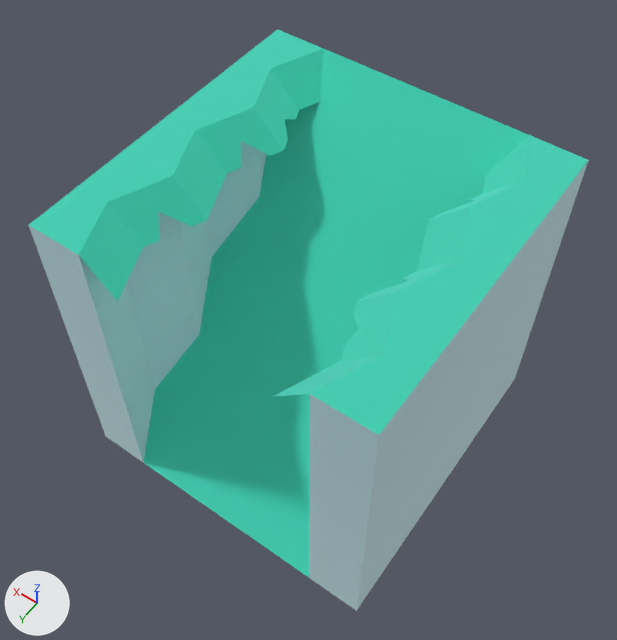
One commit to the glTF model packs/nature-kit/cliff-blockslopewalls-stone.glb: the scene before it, then after it.
One viewpoint serves both versions: a 50 mm lens placed at (-0.891, 1.288, 2.433), pointed at (0.013, 0.021, 0.442). Lighting does not change. The marker at lower left points along +X, +Y and +Z. The picture after the commit comes second. Where no turn or scale is listed for an object, it has been applied to the vertices.

The first picture shows 'cliff_blockSlopeWalls_stone'.
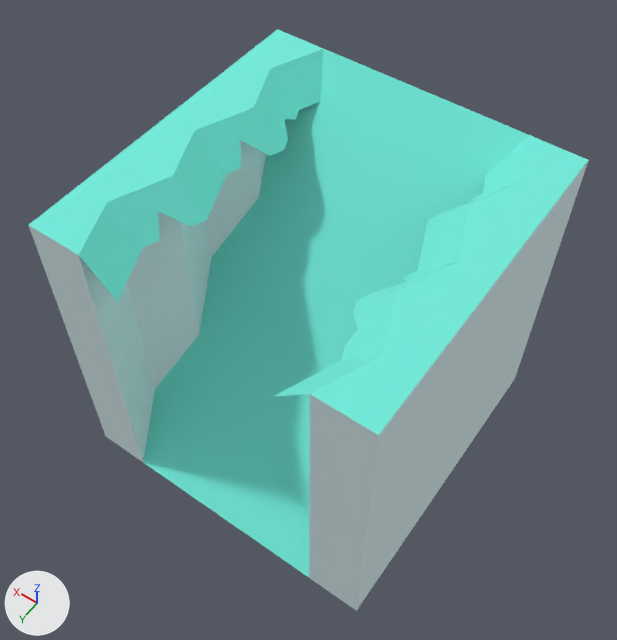
The change, as a diff of the scene's bpy script:
```diff
--- a/packs/nature-kit/cliff-blockslopewalls-stone.glb.py
+++ b/packs/nature-kit/cliff-blockslopewalls-stone.glb.py
@@ mat_stone @@
 mat_stone.base_color = (0.722, 0.886, 0.91)  # pale blue #ddf2f5
-mat_stone.metallic = 1.0
 mat_stone.roughness = 1.0
@@ mat_grass @@
 mat_grass.base_color = (0.173, 0.847, 0.722)  # cyan #73eddd
-mat_grass.metallic = 1.0
 mat_grass.roughness = 1.0
@@ ob_tmpparent @@
-ob_tmpparent = bpy.data.objects.new('tmpParent', None)
-ob_tmpparent.location = (0.0, 0.0, 0.0)
```

Where the change shows, as pixel boxes [x1, y1, x2, y2] in the pictures (617 x 640 px):
'cliff_blockSlopeWalls_stone', surface changed
    both: [28, 29, 589, 603]
